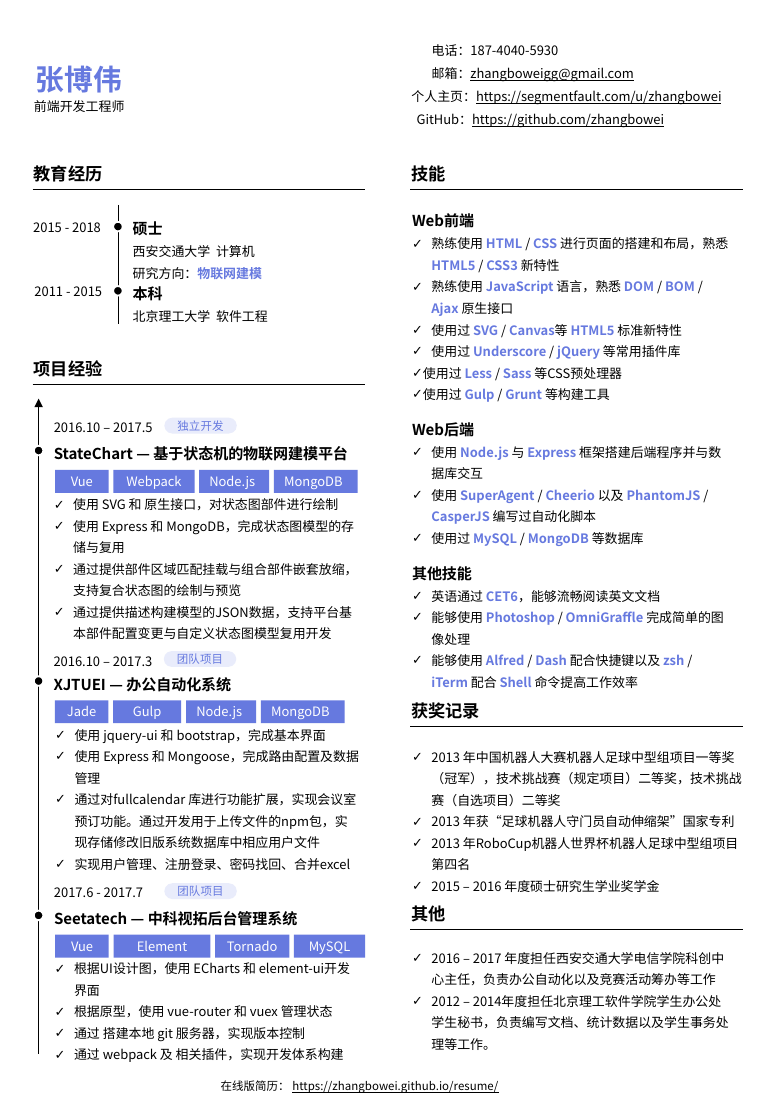
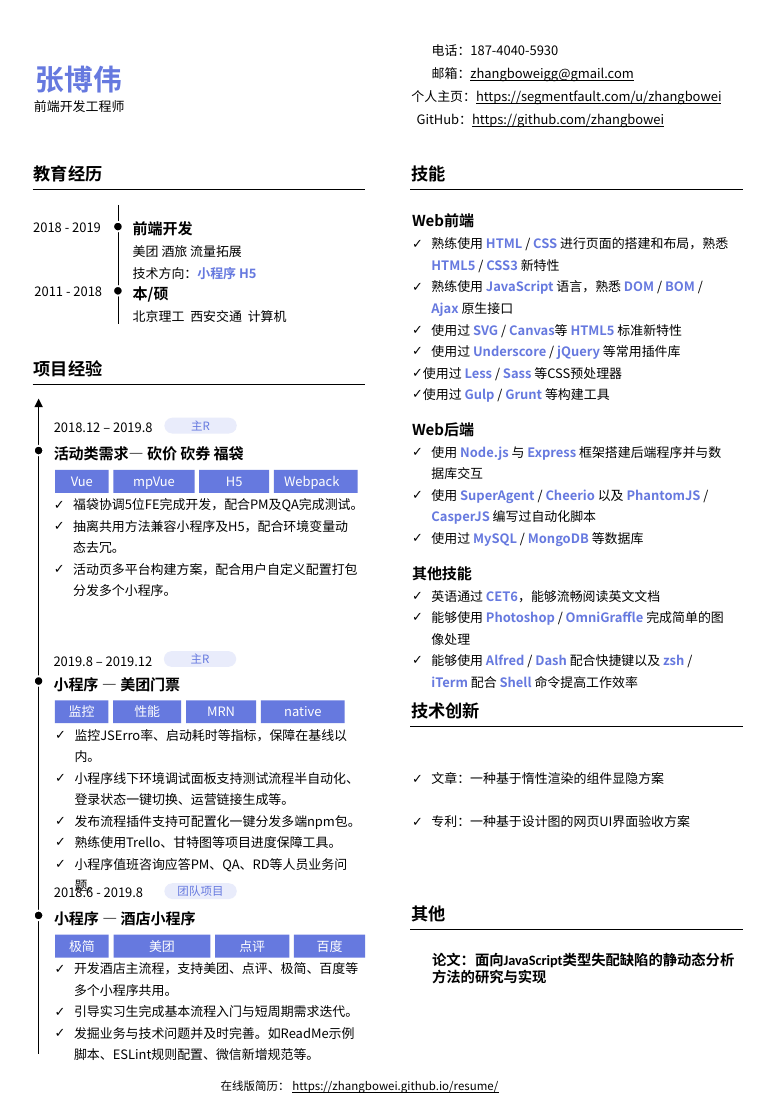
Before and after one commit to zhangbowei/resume, a slide deck: slide 1 of doc/resume.pptx. Drawn at 775x1120 pixels with LibreOffice and Linux fonts; fonts in the diff are those of the drawing; background and template pictures are left out. Boxes give left, top, right and bottom in pixels: in the first picture for what was removed or moved away, otherwise in the second. Text is boxed around its words. In the diff, an @@ line names an element or a change of style, - is before the commit and + after.

Commit message:
change

```diff
--- a/doc/resume.pptx
+++ b/doc/resume.pptx
@@ text at bbox=[33, 222, 101, 232]: text changed @@
-2015 - 2018
+2018 - 2019
@@ text at bbox=[133, 221, 287, 322]: text changed @@
-硕士
-西安交通大学 计算机
-研究方向：物联网建模
-本科
-北京理工大学 软件工程
+前端开发
+美团 酒旅 流量拓展
+技术方向：小程序 H5
+本/硕
+北京理工 西安交通 计算机
@@ text at bbox=[34, 286, 102, 296]: text changed @@
-2011 - 2015
+2011 - 2018
@@ text at bbox=[54, 422, 152, 432]: text changed @@
-2016.10 – 2017.5
+2018.12 – 2019.8
@@ text at bbox=[54, 444, 244, 464]: text changed @@
-StateChart — 基于状态机的物联网建模平台
+活动类需求— 砍价 砍券 福袋
@@ text in rounded rectangle at bbox=[191, 421, 210, 431]: text changed @@
-独立开发
+主R
@@ text in rectangle at bbox=[133, 476, 175, 489]: text changed @@
-Webpack
+mpVue
@@ text in rectangle at bbox=[226, 476, 243, 486]: text changed @@
-Node.js
+H5
@@ text in rectangle at bbox=[284, 476, 339, 489]: text changed @@
-MongoDB
+Webpack
@@ text at bbox=[73, 498, 363, 596]: text changed @@
-✓ 使用 SVG 和 原生接口，对状态图部件进行绘制
-✓ 使用 Express 和 MongoDB，完成状态图模型的存储与复用
-✓ 通过提供部件区域匹配挂载与组合部件嵌套放缩，支持复合状态图的绘制与预览
-✓ 通过提供描述构建模型的JSON数据，支持平台基本部件配置变更与自定义状态图模型复用开发
+✓ 福袋协调5位FE完成开发，配合PM及QA完成测试。
+✓ 抽离共用方法兼容小程序及H5，配合环境变量动态去冗。
+✓ 活动页多平台构建方案，配合用户自定义配置打包分发多个小程序。
@@ text at bbox=[54, 656, 153, 666]: text changed @@
-2016.10 – 2017.3
+2019.8 – 2019.12
@@ text in rounded rectangle at bbox=[191, 653, 210, 664]: text changed @@
-团队项目
+主R
@@ text at bbox=[54, 677, 180, 692]: text changed @@
-XJTUEI — 办公自动化系统
+小程序 — 美团门票
@@ text in rectangle at bbox=[69, 705, 95, 717]: text changed @@
-Jade
+监控
@@ text in rectangle at bbox=[134, 705, 160, 717]: text changed @@
-Gulp
+性能
@@ text in rectangle at bbox=[207, 706, 235, 716]: text changed @@
-Node.js
+MRN
@@ text in rectangle at bbox=[284, 706, 321, 716]: text changed @@
-MongoDB
+native
@@ text at bbox=[411, 702, 480, 719]: text changed @@
-获奖记录
+技术创新
@@ text at bbox=[75, 729, 361, 895]: text changed @@
-✓ 使用 jquery-ui 和 bootstrap，完成基本界面
-✓ 使用 Express 和 Mongoose，完成路由配置及数据管理
-✓ 通过对fullcalendar 库进行功能扩展，实现会议室预订功能。通过开发用于上传文件的npm包，实现存储修改旧版系统数据库中相应用户文件
-✓ 实现用户管理、注册登录、密码找回、合并excel
+✓ 监控JSErro率、启动耗时等指标，保障在基线以内。
+✓ 小程序线下环境调试面板支持测试流程半自动化、登录状态一键切换、运营链接生成等。
+✓ 发布流程插件支持可配置化一键分发多端npm包。
+✓ 熟练使用Trello、甘特图等项目进度保障工具。
+✓ 小程序值班咨询应答PM、QA、RD等人员业务问题。
@@ text at bbox=[431, 772, 690, 827]: text changed @@
-✓ 2013 年中国机器人大赛机器人足球中型组项目一等奖（冠军），技术挑战赛（规定项目）二等奖，技术挑战赛（自选项目）二等奖
-✓ 2013 年获“足球机器人守门员自动伸缩架”国家专利
-✓ 2013 年RoboCup机器人世界杯机器人足球中型组项目第四名
-✓ 2015 – 2016 年度硕士研究生学业奖学金
+✓ 文章：一种基于惰性渲染的组件显隐方案
+✓ 专利：一种基于设计图的网页UI界面验收方案
@@ text at bbox=[54, 884, 143, 897]: text changed @@
-2017.6 - 2017.7
+2018.6 - 2019.8
@@ text at bbox=[54, 911, 196, 926]: text changed @@
-Seetatech — 中科视拓后台管理系统
+小程序 — 酒店小程序
@@ text in rectangle at bbox=[69, 940, 95, 952]: text changed @@
-Vue
+极简
@@ text in rectangle at bbox=[149, 940, 175, 952]: text changed @@
-Element
+美团
@@ text in rectangle at bbox=[239, 940, 265, 952]: text changed @@
-Tornado
+点评
@@ text in rectangle at bbox=[317, 940, 343, 952]: text changed @@
-MySQL
+百度
@@ text removed at bbox=[431, 952, 728, 1050] @@
-✓ 2016 – 2017 年度担任西安交通大学电信学院科创中心主任，负责办公自动化以及竞赛活动筹办等工作
-✓ 2012 – 2014年度担任北京理工软件学院学生办公处学生秘书，负责编写文档、统计数据以及学生事务处理等工作。
@@ text added at bbox=[432, 952, 734, 984], 10 pt, text #000000, bold @@
+论文：面向JavaScript类型失配缺陷的静动态分析
+方法的研究与实现
@@ text at bbox=[74, 962, 358, 1060]: text changed @@
-✓ 根据UI设计图，使用 ECharts 和 element-ui开发界面
-✓ 根据原型，使用 vue-router 和 vuex 管理状态
-✓ 通过 搭建本地 git 服务器，实现版本控制
-✓ 通过 webpack 及 相关插件，实现开发体系构建
+✓ 开发酒店主流程，支持美团、点评、极简、百度等多个小程序共用。
+✓ 引导实习生完成基本流程入门与短周期需求迭代。
+✓ 发掘业务与技术问题并及时完善。如ReadMe示例脚本、ESLint规则配置、微信新增规范等。
```
